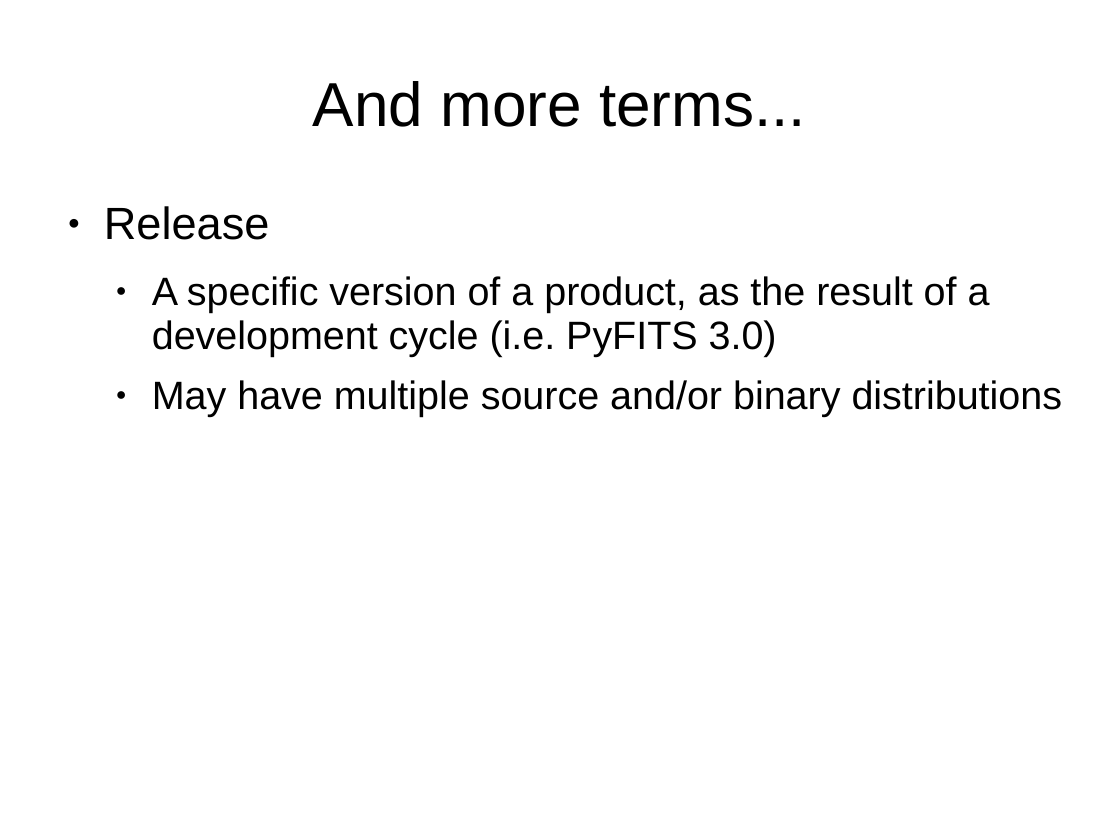
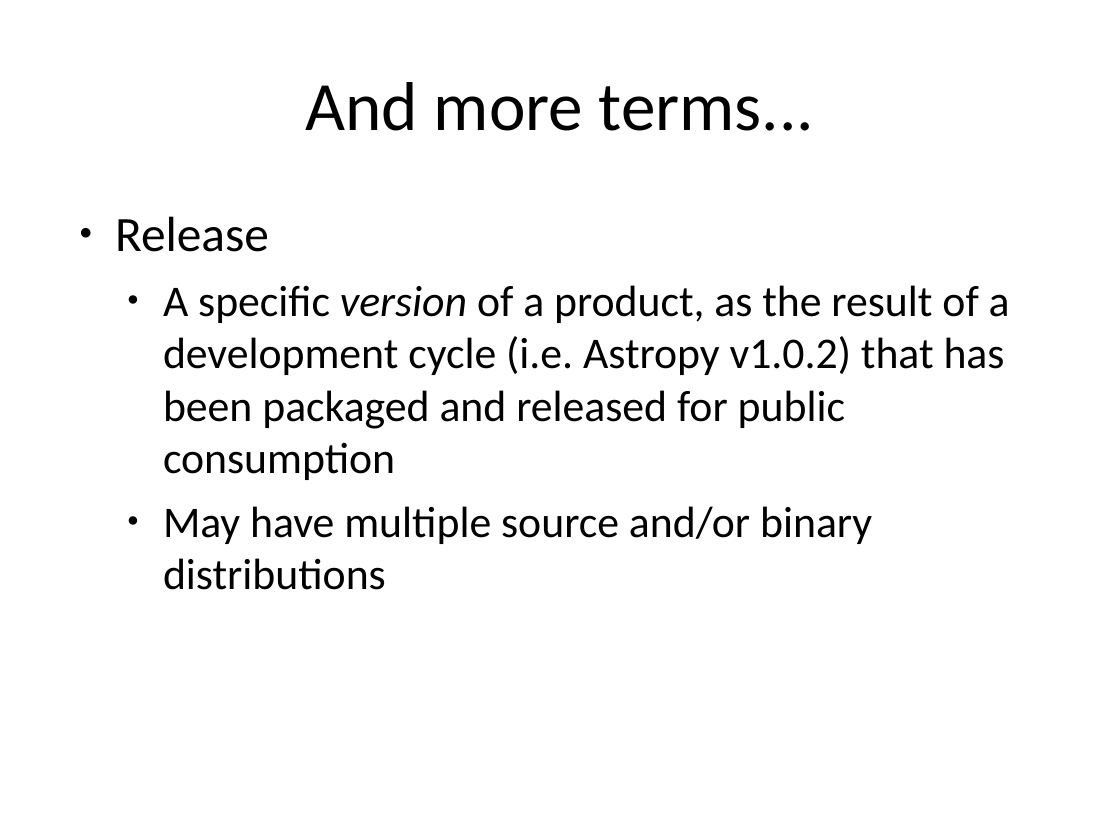
Before and after one commit to embray/pyastro-packaging-tutorial, a slide deck: slide 6 of packaging.ppt (slide 4 before the commit). Drawn at 1120x840 pixels with LibreOffice and Linux fonts; fonts in the diff are those of the drawing. Boxes give left, top, right and bottom in pixels: in the first picture for what was removed or moved away, otherwise in the second. Text is boxed around its words. In the diff, an @@ line names an element or a change of style, - is before the commit and + after.

```diff
--- a/packaging.ppt
+++ b/packaging.ppt
@@ title "And more terms..." at bbox=[306, 82, 814, 131]: size 44 to 49 pt, font Arial to Calibri; line spacing 0.93 to 1 @@
@@ text at bbox=[115, 216, 872, 590]: size 32 to 35 pt in "Release"; font Arial to Calibri in "Release", "May have multiple source and/or binary distributions"; size 28 to 31 pt in "May have multiple source and/or binary distributions"; line spacing 0.93 to 1; less space between paragraphs @@
@@ text at bbox=[163, 285, 1010, 480]: text changed; size 28 to 31 pt; font Arial to Calibri @@
-  ● A specific version of a product, as the result of a development cycle (i.e. PyFITS 3.0)
+  ● A specific version of a product, as the result of a development cycle (i.e. Astropy v1.0.2) that has been packaged and released for public consumption
```
Also in this commit, not shown: 7 other slides changed, 14 slides added, 10 slides removed.
